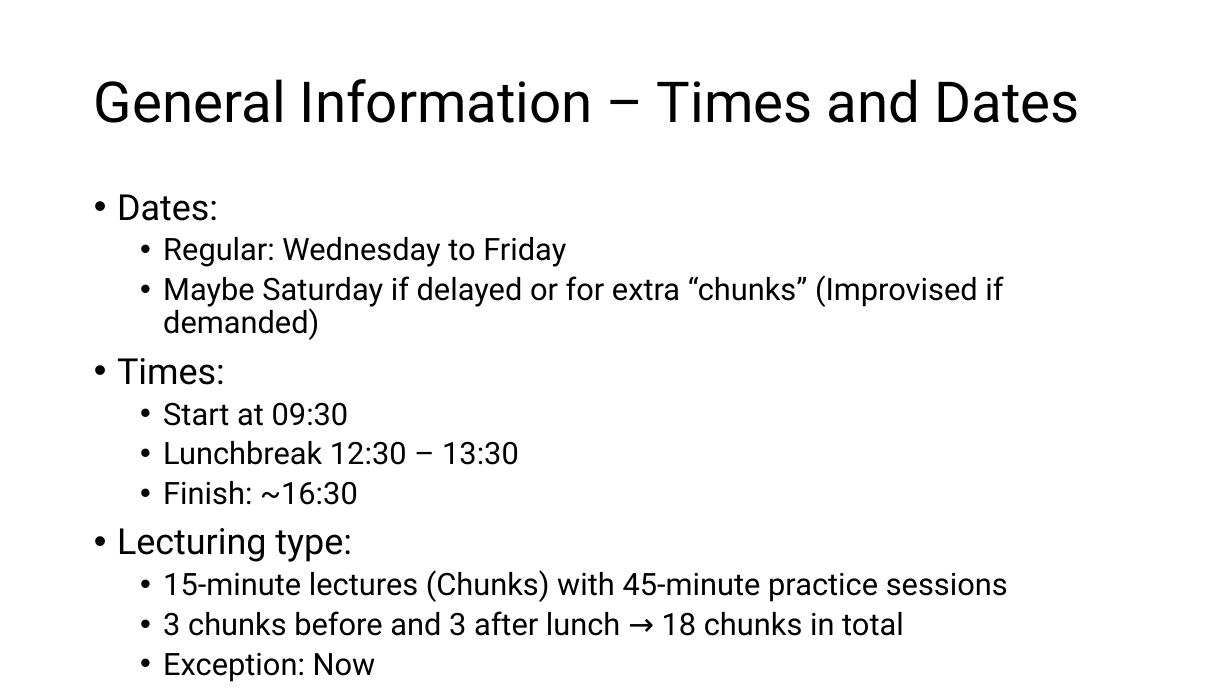
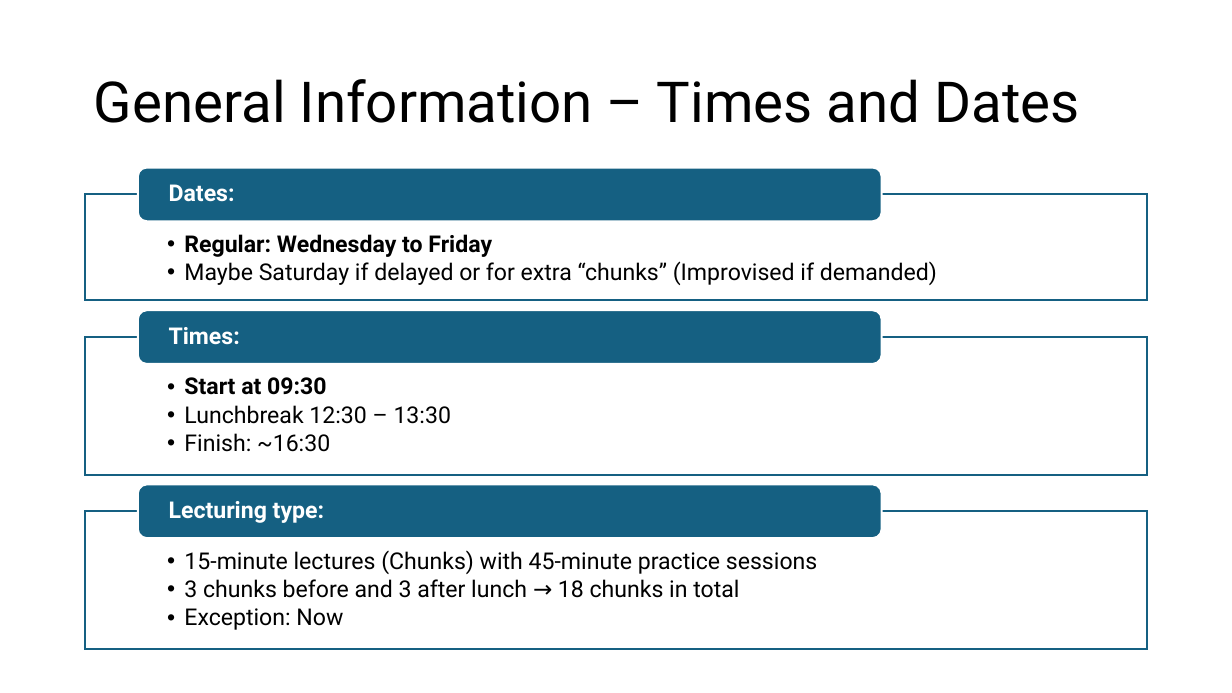
Before and after one commit to jonathanbollig/pycophy, a slide deck: slide 6 of Lectures/Chunk 1 - Introduction + Setup.pptx (slide 5 before the commit). Drawn at 1232x693 pixels with LibreOffice and Linux fonts; fonts in the diff are those of the drawing. Boxes give left, top, right and bottom in pixels: in the first picture for what was removed or moved away, otherwise in the second. Text is boxed around its words. In the diff, an @@ line names an element or a change of style, - is before the commit and + after.

Commit message:
chunk 1-3 überarbeitet von Erik

```diff
--- a/Lectures/Chunk 1 - Introduction + Setup.pptx
+++ b/Lectures/Chunk 1 - Introduction + Setup.pptx
@@ text removed at bbox=[117, 194, 1008, 682] @@
-• Dates:
-  • Regular: Wednesday to Friday
-  • Maybe Saturday if delayed or for extra “chunks” (Improvised if demanded)
-• Times:
-  • Start at 09:30
-  • Lunchbreak 12:30 – 13:30
-  • Finish: ~16:30
-• Lecturing type:
-  • 15-minute lectures (Chunks) with 45-minute practice sessions
-  • 3 chunks before and 3 after lunch → 18 chunks in total
-  • Exception: Now
@@ group added at bbox=[85, 167, 1148, 649]: 6 texts, 3 rectangles, 3 rounded rectangles @@
+  • Regular: Wednesday to Friday
+  • Maybe Saturday if delayed or for extra “chunks” (Improvised if demanded)
+Dates:
+  • Start at 09:30
+  • Lunchbreak 12:30 – 13:30
+  • Finish: ~16:30
+Times:
+  • 15-minute lectures (Chunks) with 45-minute practice sessions
+  • 3 chunks before and 3 after lunch → 18 chunks in total
+  • Exception: Now
+Lecturing type:
```
Also in this commit, not shown: 13 other slides changed, 1 slide added, 2 other files.
